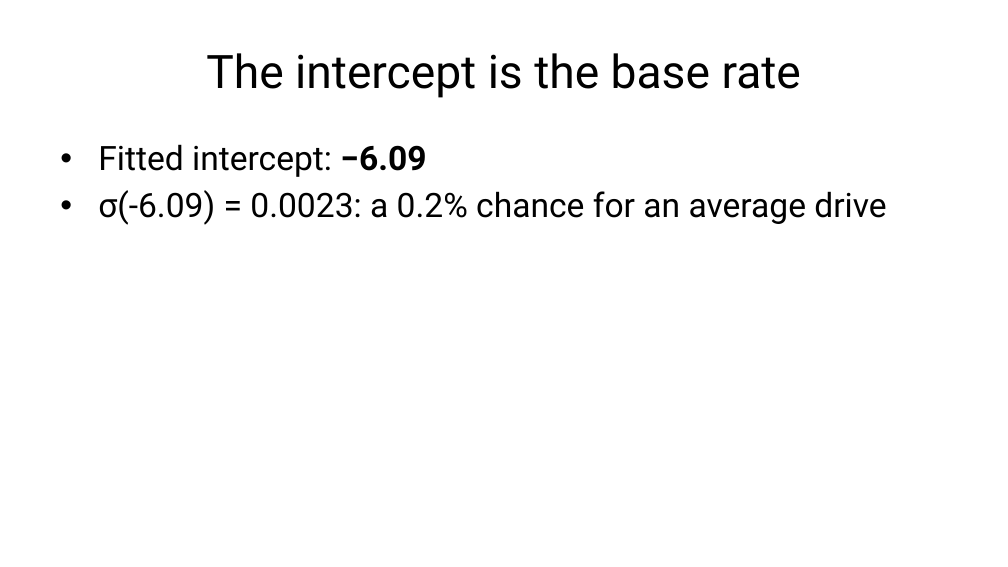
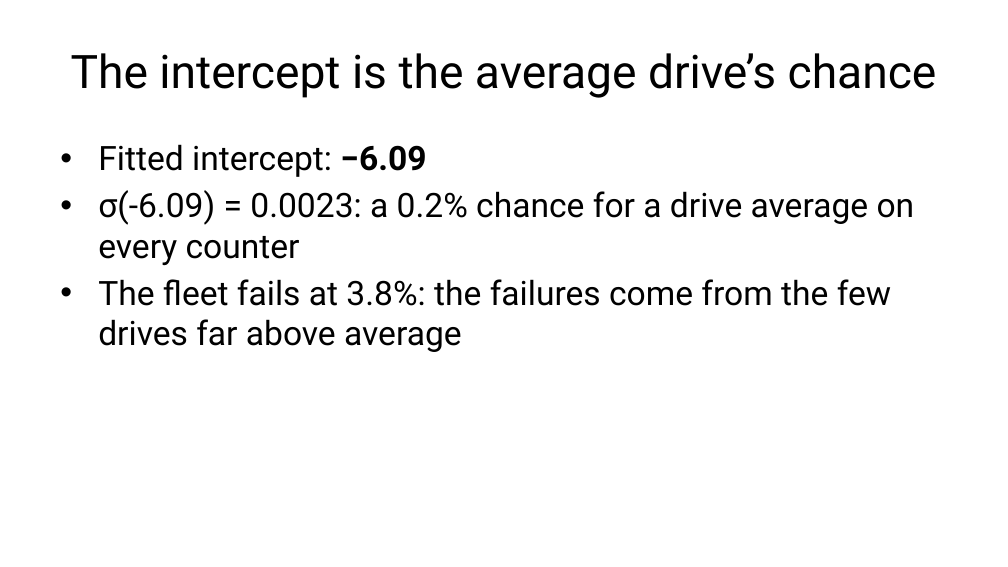
Before and after one commit to fabioantonini/technologies-for-artificial-intelligence, a slide deck: slide 12 of Lessons/04_classification_and_metrics/Slides/classification_and_metrics_slides.pptx. Drawn at 1008x567 pixels with LibreOffice and Linux fonts; fonts in the diff are those of the drawing; background and template pictures are left out. Boxes give left, top, right and bottom in pixels: in the first picture for what was removed or moved away, otherwise in the second. Text is boxed around its words. In the diff, an @@ line names an element or a change of style, - is before the commit and + after.

```diff
--- a/Lessons/04_classification_and_metrics/Slides/classification_and_metrics_slides.pptx
+++ b/Lessons/04_classification_and_metrics/Slides/classification_and_metrics_slides.pptx
@@ title at [71, 53, 937, 98]: text changed @@
-The intercept is the base rate
+The intercept is the average drive’s chance
@@ text at [98, 190, 915, 352]: text changed @@
-• σ(-6.09) = 0.0023: a 0.2% chance for an average drive
+• σ(-6.09) = 0.0023: a 0.2% chance for a drive average on every counter
+• The fleet fails at 3.8%: the failures come from the few drives far above average
```
Also in this commit, not shown: 11 other slides changed, 1 slide added, 1 slide removed, 4 other files.
